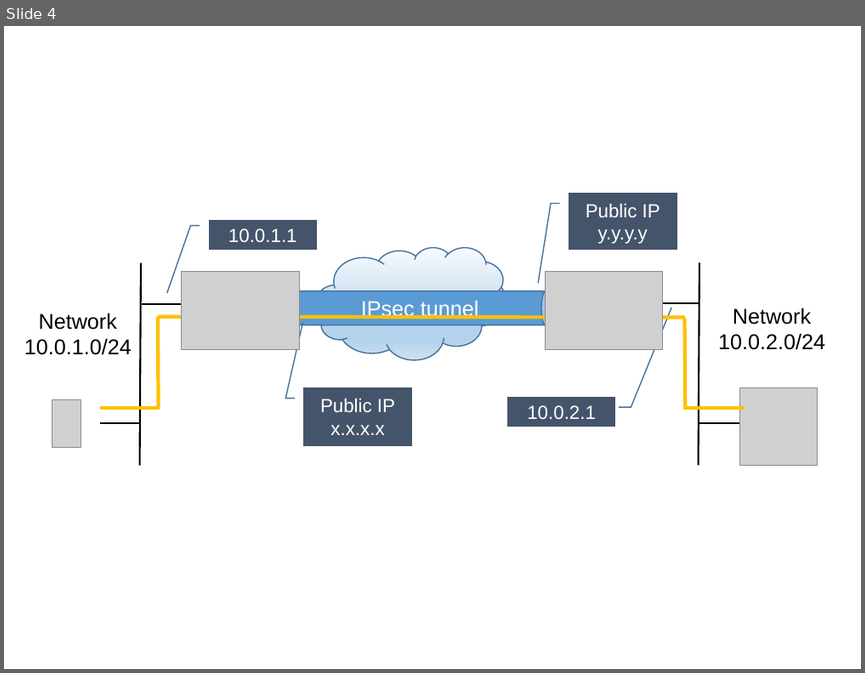
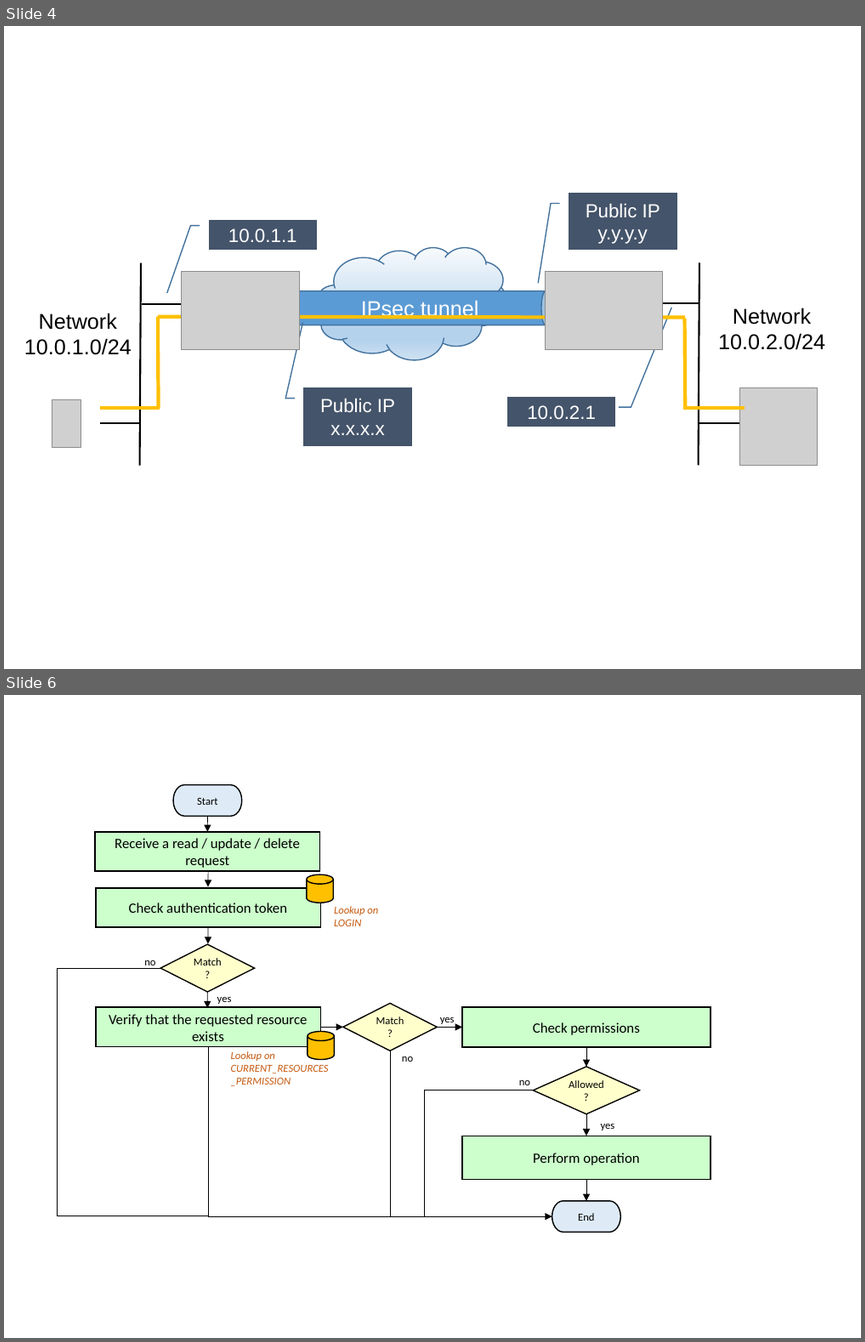
Before and after one commit to wfailla/un-orchestrator, a slide deck: images/Pictures.pptx. Shown one above the other, each under a label of ours: slide 4 before the commit, slides 4 and 6 after it; the slides between them are not shown. The pictures are 865x673 and 865x1342 pixels, drawn with LibreOffice and Linux fonts; fonts in the diff are those of the drawing; grey boxes stand for pictures. Boxes give left, top, right and bottom in pixels: in the first picture for what was removed or moved away, otherwise in the second. Text is boxed around its words. In the diff, an @@ line names an element or a change of style, - is before the commit and + after.

```diff
--- a/images/Pictures.pptx
+++ b/images/Pictures.pptx
@@ slide 6 added at <box>4,695,861,1338</box>, background #FFFFFF @@
@@ pill shape added at <box>174,785,242,816</box>, fill #DEEBF7, outline #000000 1 pt, 9 pt, text #000000 @@
+Start
@@ arrow added from (208, 816) to (207, 832), #000000 0.5 pt @@
@@ rectangle added at <box>95,832,319,872</box>, fill #CCFFCC, outline #000000 1 pt, 12 pt, text #000000 @@
+Receive a read / update / delete request
@@ arrow added from (208, 871) to (208, 887), #000000 0.5 pt @@
@@ rectangle added at <box>96,888,320,927</box>, fill #CCFFCC, outline #000000 1 pt, 12 pt, text #000000 @@
+Check authentication token
@@ cylinder added at <box>307,875,333,903</box>, fill #FFC000, outline #000000 1 pt @@
@@ text added at <box>334,906,378,926</box>, 9 pt, text #C55A11, italic @@
+Lookup on LOGIN
@@ diamond added at <box>160,944,255,992</box>, fill #FFFFCC, outline #000000 1 pt, 9 pt, text #000000 @@
+Match?
@@ arrow added from (208, 928) to (208, 943), #000000 0.5 pt @@
@@ elbow line added from (207, 1216) to (160, 969), #000000 0.5 pt @@
@@ text added at <box>144,960,155,965</box>, 9 pt, text #000000 @@
+no
@@ arrow added from (207, 993) to (207, 1008), #000000 0.5 pt @@
@@ text added at <box>217,997,232,1004</box>, 9 pt, text #000000 @@
+yes
@@ rectangle added at <box>96,1007,320,1046</box>, fill #CCFFCC, outline #000000 1 pt, 12 pt, text #000000 @@
+Verify that the requested resource exists
@@ diamond added at <box>343,1004,438,1050</box>, fill #FFFFCC, outline #000000 1 pt, 9 pt, text #000000 @@
+Match?
@@ text added at <box>440,1017,454,1024</box>, 9 pt, text #000000 @@
+yes
@@ rectangle added at <box>462,1007,711,1047</box>, fill #CCFFCC, outline #000000 1 pt, 12 pt, text #000000 @@
+Check permissions
@@ elbow arrow added from (208, 1047) to (552, 1216), #000000 0.5 pt @@
@@ text added at <box>231,1051,329,1086</box>, 9 pt, text #C55A11, italic @@
+Lookup on CURRENT_RESOURCES_PERMISSION
@@ cylinder added at <box>307,1031,334,1059</box>, fill #FFC000, outline #000000 1 pt @@
@@ arrow added from (320, 1027) to (343, 1027), #000000 0.5 pt @@
@@ line added from (390, 1050) to (390, 1216), #000000 0.5 pt @@
@@ arrow added from (437, 1027) to (462, 1027), #000000 0.5 pt @@
@@ arrow added from (586, 1047) to (586, 1066), #000000 0.5 pt @@
@@ text added at <box>402,1056,413,1061</box>, 9 pt, text #000000 @@
+no
@@ diamond added at <box>533,1066,639,1113</box>, fill #FFFFCC, outline #000000 1 pt, 9 pt, text #000000 @@
+Allowed?
@@ elbow line added from (533, 1090) to (425, 1216), #000000 0.5 pt @@
@@ text added at <box>519,1080,530,1085</box>, 9 pt, text #000000 @@
+no
@@ arrow added from (586, 1114) to (586, 1135), #000000 0.5 pt @@
@@ text added at <box>601,1123,615,1130</box>, 9 pt, text #000000 @@
+yes
@@ rectangle added at <box>462,1135,711,1179</box>, fill #CCFFCC, outline #000000 1 pt, 12 pt, text #000000 @@
+Perform operation
@@ pill shape added at <box>552,1201,621,1231</box>, fill #DEEBF7, outline #000000 1 pt, 9 pt, text #000000 @@
+End
@@ arrow added from (586, 1179) to (586, 1201), #000000 0.5 pt @@
```
Also in this commit, not shown: 1 slide changed, 1 other slide added, 2 other files.
